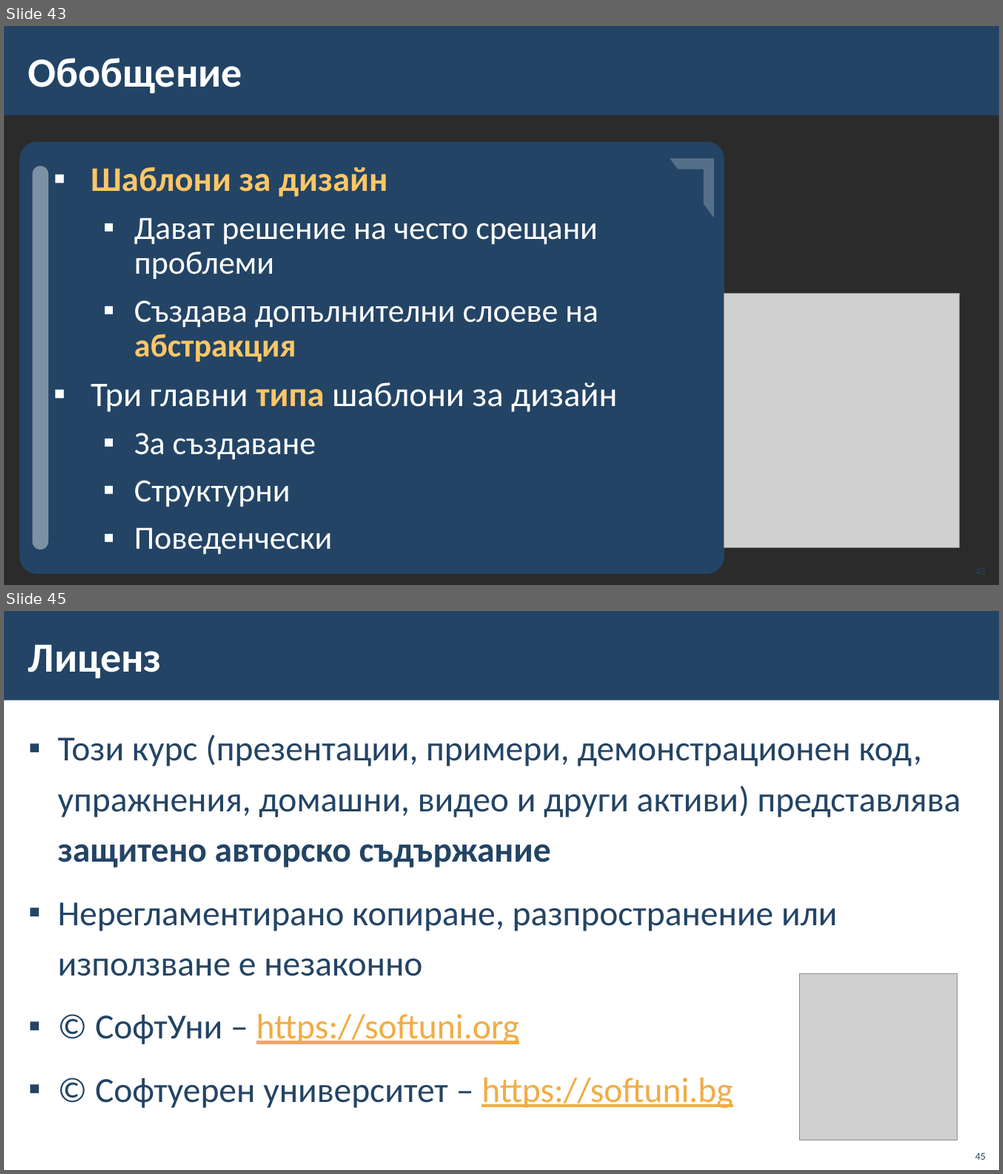
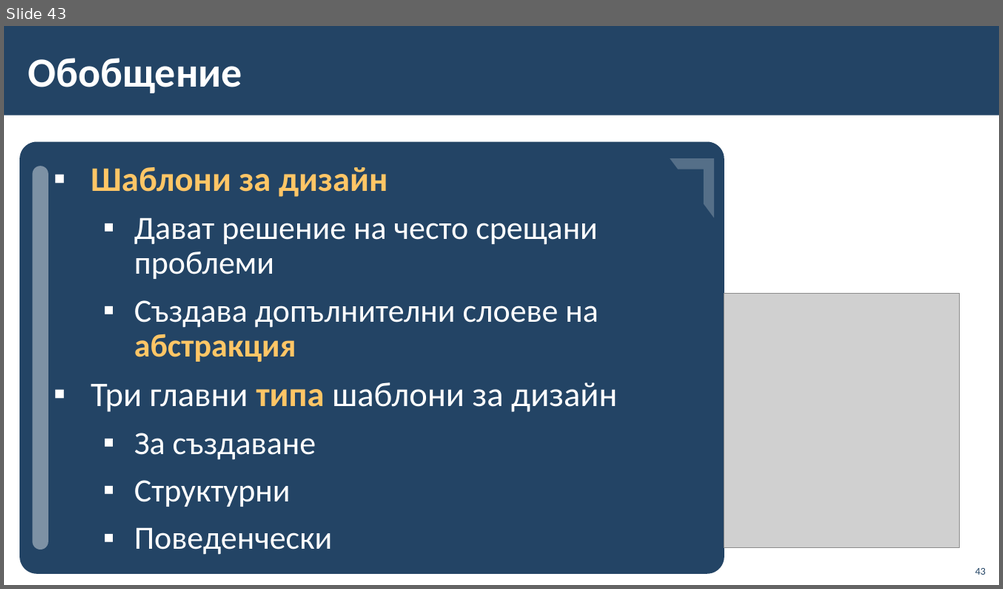
Before and after one commit to BG-IT-Edu/School-Programming, a slide deck: Courses/Software-Sciences/Module-1-OOP/14-Design-Patterns/14-Design-Patterns.pptx. Shown one above the other, each under a label of ours: slides 43 and 45 before the commit, slide 43 after it; the slides between them are not shown. The pictures are 1003x1174 and 1003x589 pixels, drawn with LibreOffice and Linux fonts; fonts in the diff are those of the drawing; grey boxes stand for pictures; background and template pictures are left out; a plain dark background stands for a picture behind light text. Boxes give left, top, right and bottom in pixels: in the first picture for what was removed or moved away, otherwise in the second. Text is boxed around its words. In the diff, an @@ line names an element or a change of style, - is before the commit and + after.

```diff
--- a/Courses/Software-Sciences/Module-1-OOP/14-Design-Patterns/14-Design-Patterns.pptx
+++ b/Courses/Software-Sciences/Module-1-OOP/14-Design-Patterns/14-Design-Patterns.pptx
@@ slide 45 removed at (x1=4, y1=611, x2=999, y2=1170), background picture (left out); not listed: 1 template element that a slide beside it also shows @@
@@ title removed at (x1=28, y1=644, x2=162, y2=678) @@
-Лиценз
@@ text removed at (x1=58, y1=735, x2=961, y2=1108) @@
-▪ Този курс (презентации, примери, демонстрационен код, упражнения, домашни, видео и други активи) представлява защитено авторско съдържание
-▪ Нерегламентирано копиране, разпространение или използване е незаконно
-▪ © СофтУни – https://softuni.org
-▪ © Софтуерен университет – https://softuni.bg
@@ picture removed at (x1=800, y1=974, x2=957, y2=1140) @@
@@ page number removed at (x1=975, y1=1153, x2=985, y2=1160) @@
-45
@@ slide 43 changed as well @@
@@ background picture (left out) to #FFFFFF @@
```
Also in this commit, not shown: 37 other slides changed, 3 slides added, 2 other slides removed, 1 other file.
